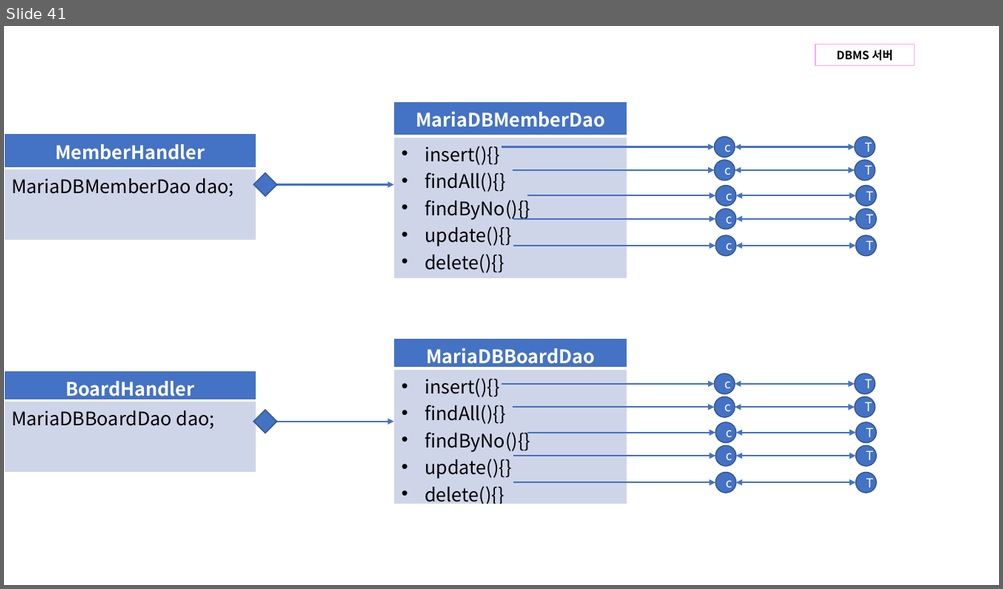
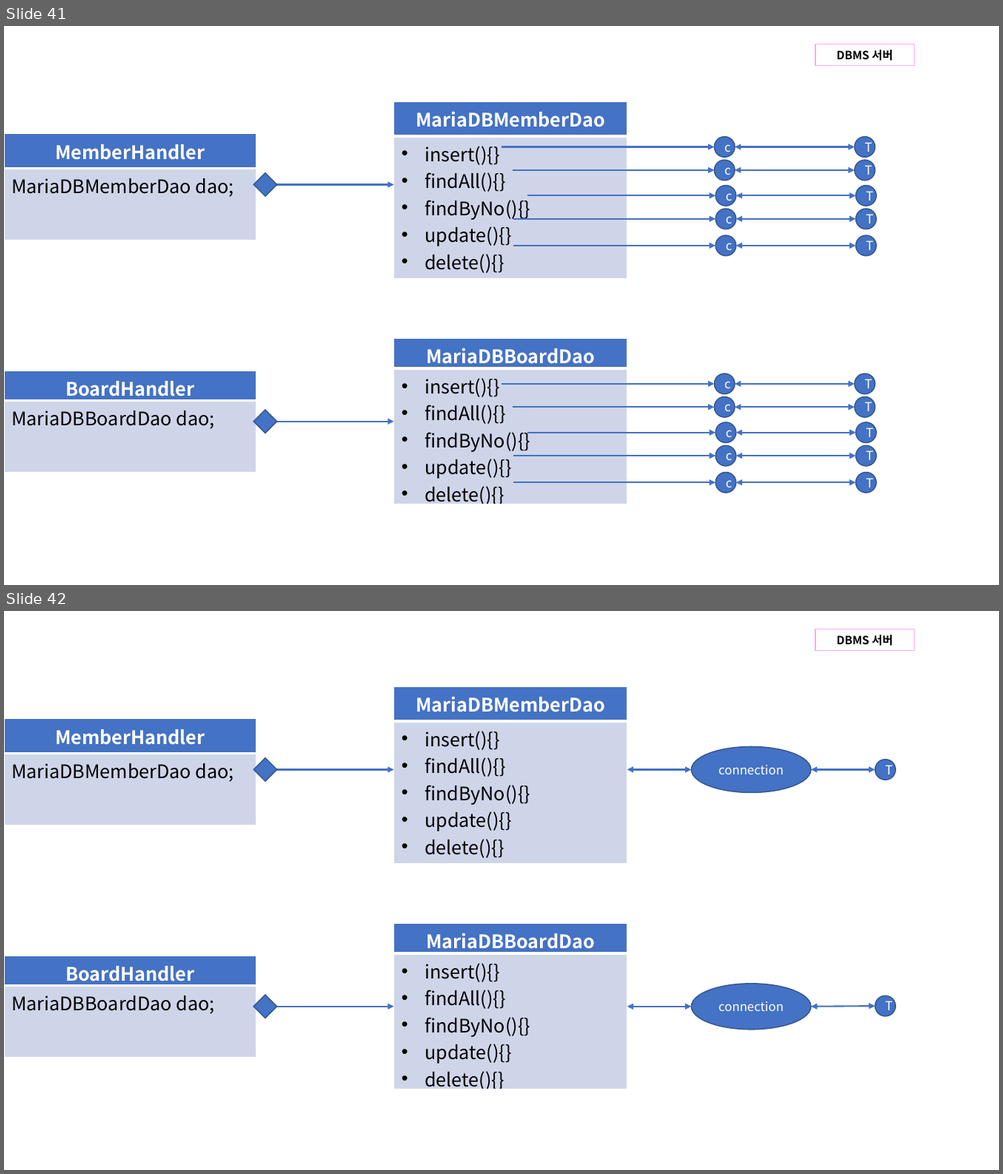
Before and after one commit to Dingadung/2022-study-workspace, a slide deck: study-note/데이터베이스/2022-09-08 내용정리.pptx. Shown one above the other, each under a label of ours: slide 41 before the commit, slides 41 and 42 after it. The pictures are 1003x589 and 1003x1174 pixels, drawn with LibreOffice and Linux fonts; fonts in the diff are those of the drawing. Boxes give left, top, right and bottom in pixels: in the first picture for what was removed or moved away, otherwise in the second. Text is boxed around its words. In the diff, an @@ line names an element or a change of style, - is before the commit and + after.

```diff
--- a/study-note/데이터베이스/2022-09-08 내용정리.pptx
+++ b/study-note/데이터베이스/2022-09-08 내용정리.pptx
@@ slide 42 added at bbox=[4, 611, 999, 1170], background #FFFFFF @@
@@ rectangle added at bbox=[815, 629, 914, 651], fill #FFFFFF, outline #FDA9F7 1 pt, 11 pt, text #000000, bold @@
+DBMS 서버
@@ table added at bbox=[393, 687, 627, 861], 2 rows, 1 columns @@
+MariaDBMemberDao
+insert(){} / findAll(){} / findByNo(){} / update(){} / delete(){}
@@ table added at bbox=[4, 719, 256, 820], 2 rows, 1 columns @@
+MemberHandler
+MariaDBMemberDao dao;
@@ diamond added at bbox=[254, 758, 277, 781], fill #4472C4, outline #325491 1 pt @@
@@ ellipse added at bbox=[691, 747, 811, 793], fill #4472C4, outline #325491 1 pt, 12 pt, text #FFFFFF @@
+connection
@@ ellipse added at bbox=[875, 760, 896, 780], fill #4472C4, outline #325491 1 pt, 12 pt, text #FFFFFF @@
+T
@@ arrow added from (256, 770) to (393, 770), #4472C4 1.5 pt @@
@@ double arrow added from (627, 770) to (691, 770), #4472C4 1.5 pt @@
@@ double arrow added from (811, 770) to (875, 770), #4472C4 1.5 pt @@
@@ table added at bbox=[393, 923, 627, 1094], 2 rows, 1 columns @@
+MariaDBBoardDao
+insert(){} / findAll(){} / findByNo(){} / update(){} / delete(){}
@@ table added at bbox=[4, 957, 256, 1058], 2 rows, 1 columns @@
+BoardHandler
+MariaDBBoardDao dao;
@@ ellipse added at bbox=[691, 984, 811, 1031], fill #4472C4, outline #325491 1 pt, 12 pt, text #FFFFFF @@
+connection
@@ diamond added at bbox=[254, 995, 277, 1019], fill #4472C4, outline #325491 1 pt @@
@@ arrow added from (256, 1007) to (393, 1007), #4472C4 1.5 pt @@
@@ double arrow added from (627, 1007) to (691, 1007), #4472C4 1.5 pt @@
@@ double arrow added from (811, 1007) to (875, 1006), #4472C4 1.5 pt @@
@@ ellipse added at bbox=[875, 996, 896, 1017], fill #4472C4, outline #325491 1 pt, 12 pt, text #FFFFFF @@
+T
```
Also in this commit, not shown: 5 other slides added, 5 slides removed, 1 other file.
